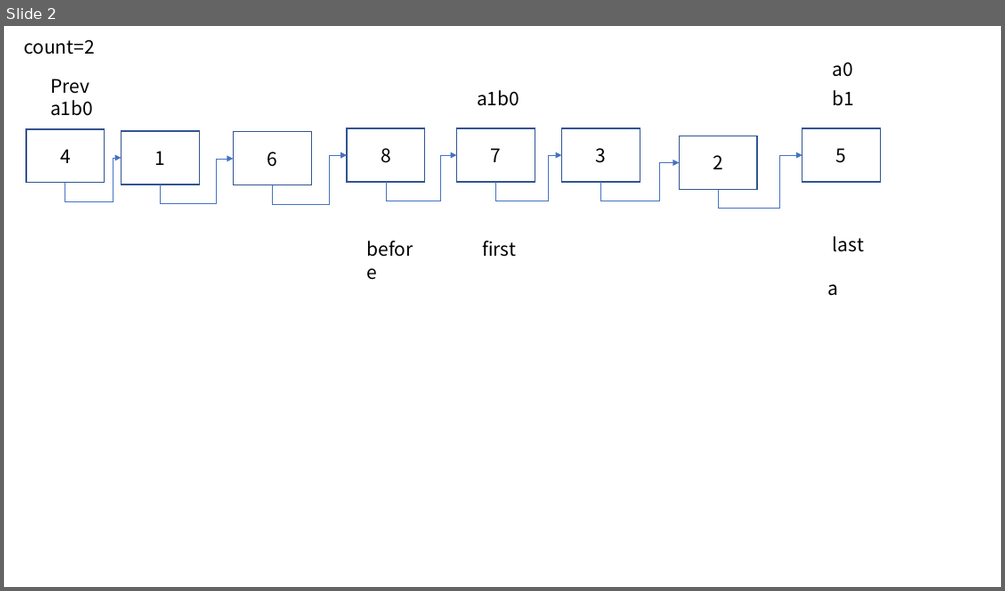
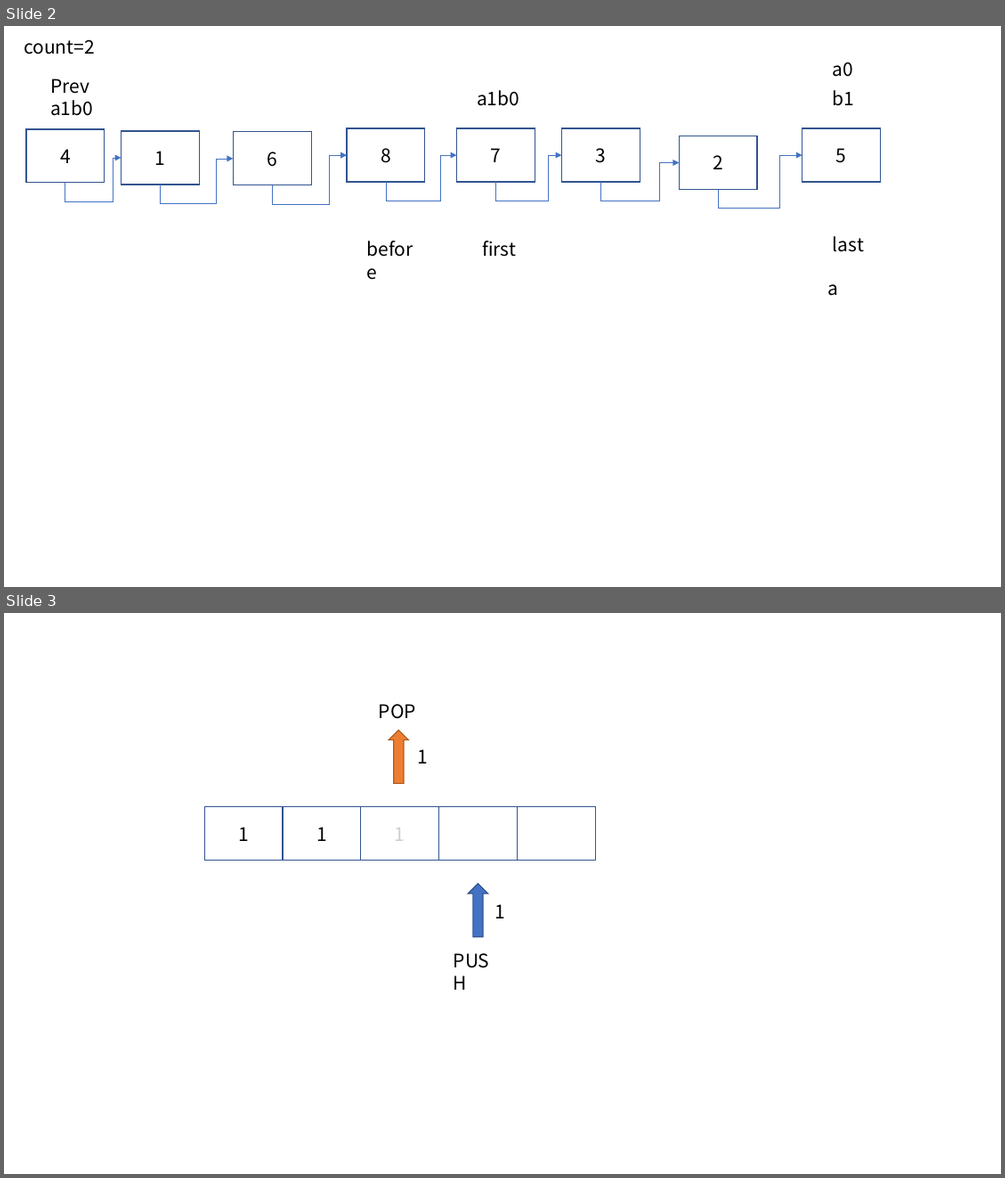
Before and after one commit to seanlion/MyTinyOS, a slide deck: Pintos용 ppt.pptx. Shown one above the other, each under a label of ours: slide 2 before the commit, slides 2 and 3 after it. The pictures are 1005x591 and 1005x1178 pixels, drawn with LibreOffice and Linux fonts; fonts in the diff are those of the drawing. Boxes give left, top, right and bottom in pixels: in the first picture for what was removed or moved away, otherwise in the second. Text is boxed around its words. In the diff, an @@ line names an element or a change of style, - is before the commit and + after.

```diff
--- a/Pintos용 ppt.pptx
+++ b/Pintos용 ppt.pptx
@@ slide 3 added at box(4, 613, 1001, 1174), background #FFFFFF @@
@@ text added at box(379, 704, 416, 719), 18 pt, text #000000 @@
+POP
@@ up arrow added at box(389, 730, 409, 783), fill #ED7D31, outline #AF5C24 1 pt @@
@@ text added at box(418, 749, 429, 763), 18 pt, text #000000 @@
+1
@@ group added at box(204, 807, 596, 860): 5 rectangles @@
+1
+1
+1
@@ up arrow added at box(469, 884, 488, 937), fill #4472C4, outline #325491 1 pt @@
@@ text added at box(494, 904, 505, 918), 18 pt, text #000000 @@
+1
@@ text added at box(446, 945, 510, 975), 18 pt, text #000000 @@
+PUSH
```
Also in this commit, not shown: 21 other slides added, 7 other files.
